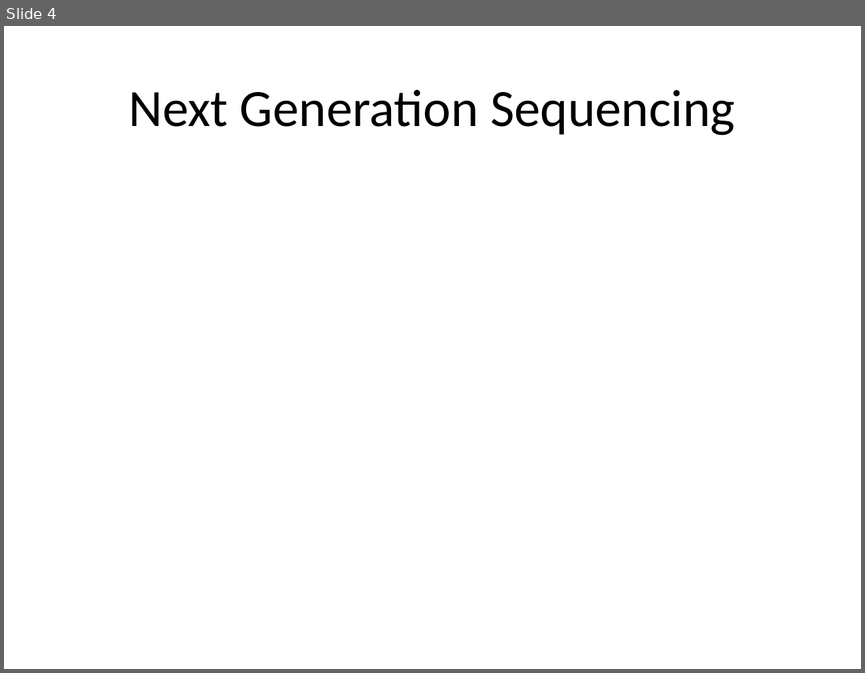
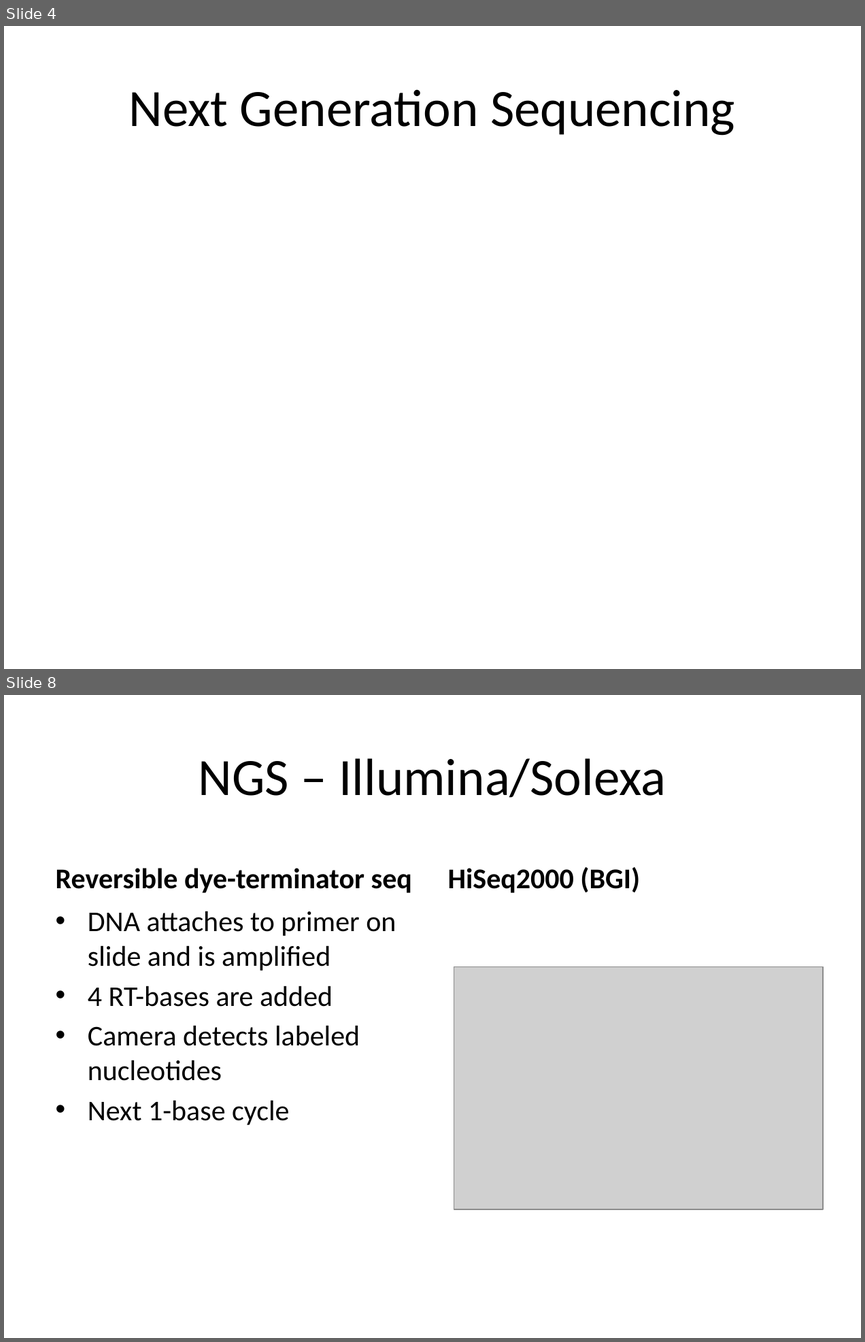
Before and after one commit to rvosa/ngs-workflows, a slide deck: doc/slides/day1/session1/NGSplatforms.pptx. Shown one above the other, each under a label of ours: slide 4 before the commit, slides 4 and 8 after it; the slides between them are not shown. The pictures are 865x673 and 865x1342 pixels, drawn with LibreOffice and Linux fonts; fonts in the diff are those of the drawing; grey boxes stand for pictures. Boxes give left, top, right and bottom in pixels: in the first picture for what was removed or moved away, otherwise in the second. Text is boxed around its words. In the diff, an @@ line names an element or a change of style, - is before the commit and + after.

```diff
--- a/doc/slides/day1/session1/NGSplatforms.pptx
+++ b/doc/slides/day1/session1/NGSplatforms.pptx
@@ slide 8 added at box(4, 695, 861, 1338), background #FFFFFF @@
@@ title added at box(198, 758, 666, 798), 44 pt, text #000000 @@
+NGS – Illumina/Solexa
@@ text added at box(56, 868, 412, 893), 24 pt, text #000000, bold @@
+Reversible dye-terminator seq
@@ text added at box(448, 867, 640, 893), 24 pt, text #000000, bold @@
+HiSeq2000 (BGI)
@@ text added at box(88, 911, 396, 1125), 24 pt, text #000000 @@
+• DNA attaches to primer on slide and is amplified
+• 4 RT-bases are added
+• Camera detects labeled nucleotides
+• Next 1-base cycle
@@ picture added at box(454, 966, 823, 1209) @@
```
Also in this commit, not shown: 7 slides changed, 6 other slides added, 2 slides removed.
